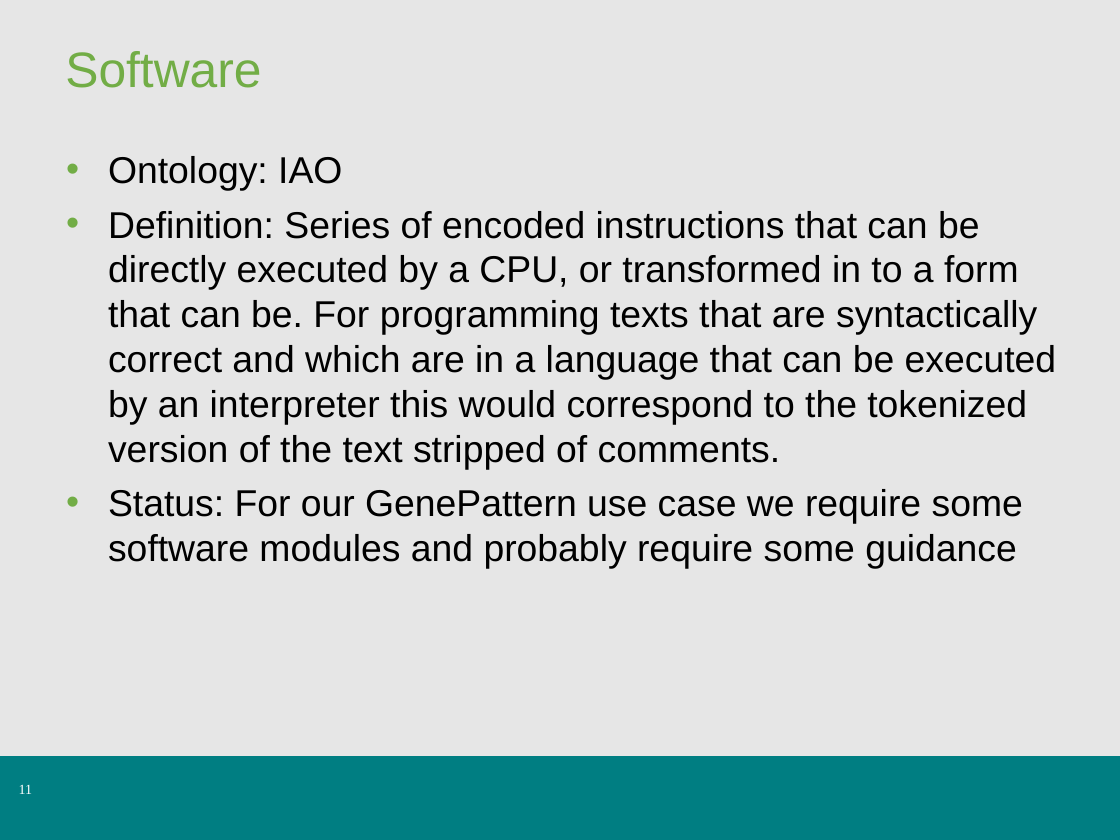
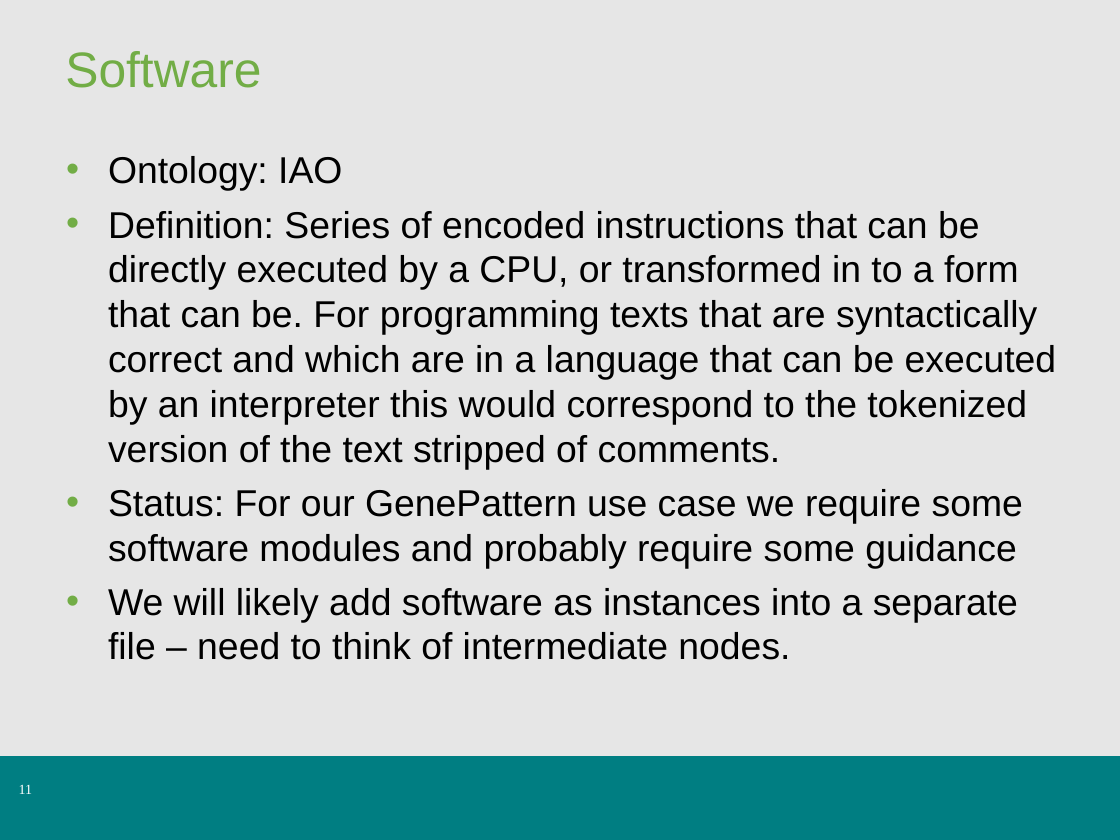
Before and after one commit to obi-ontology/obi-legacy-svn, a slide deck: slide 11 of trunk/docs/developer/DT/DT_core_vancouver_2009.ppt. Drawn at 1120x840 pixels with LibreOffice and Linux fonts; fonts in the diff are those of the drawing; background and template pictures are left out. Boxes give left, top, right and bottom in pixels: in the first picture for what was removed or moved away, otherwise in the second. Text is boxed around its words. In the diff, an @@ line names an element or a change of style, - is before the commit and + after.

```diff
--- a/trunk/docs/developer/DT/DT_core_vancouver_2009.ppt
+++ b/trunk/docs/developer/DT/DT_core_vancouver_2009.ppt
@@ text at (108, 588, 1018, 660): paragraph added @@
+• We will likely add software as instances into a separate file – need to think of intermediate nodes.
```
Also in this commit, not shown: 1 other slide changed, 1 slide added, 1 slide removed.
